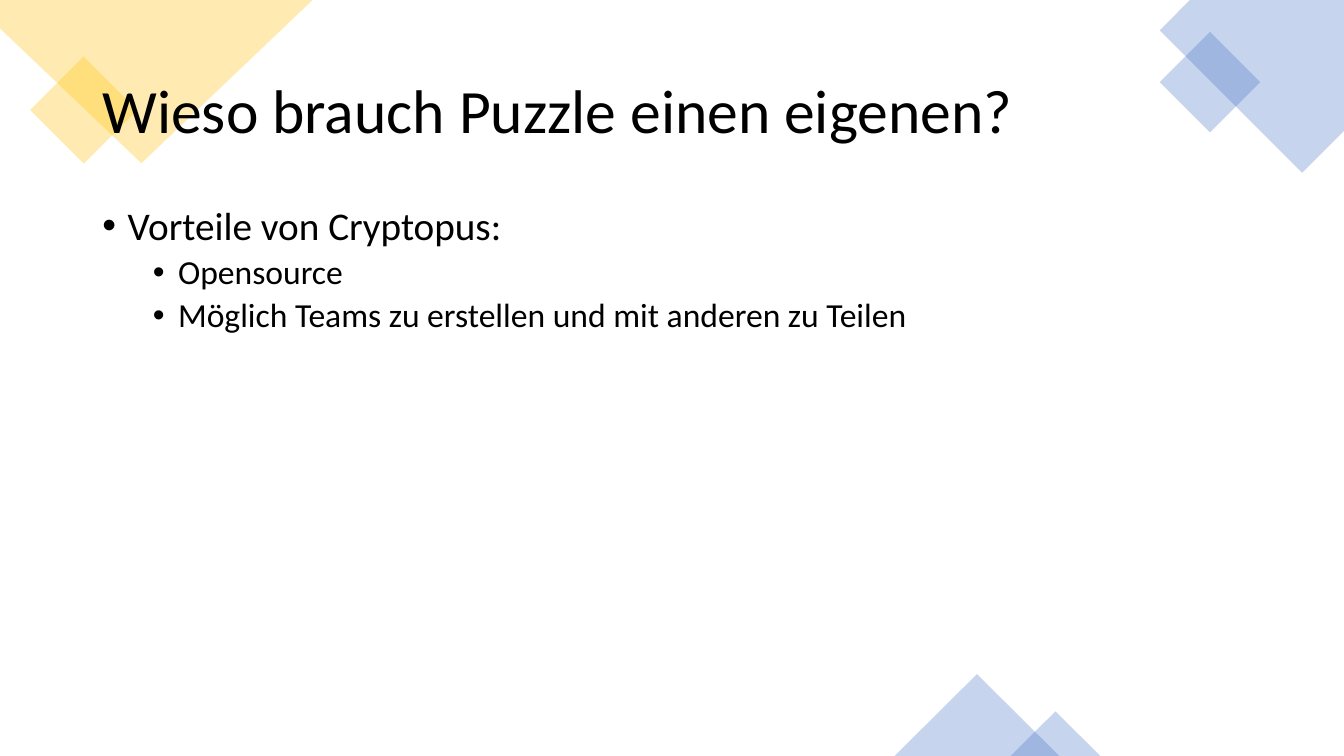
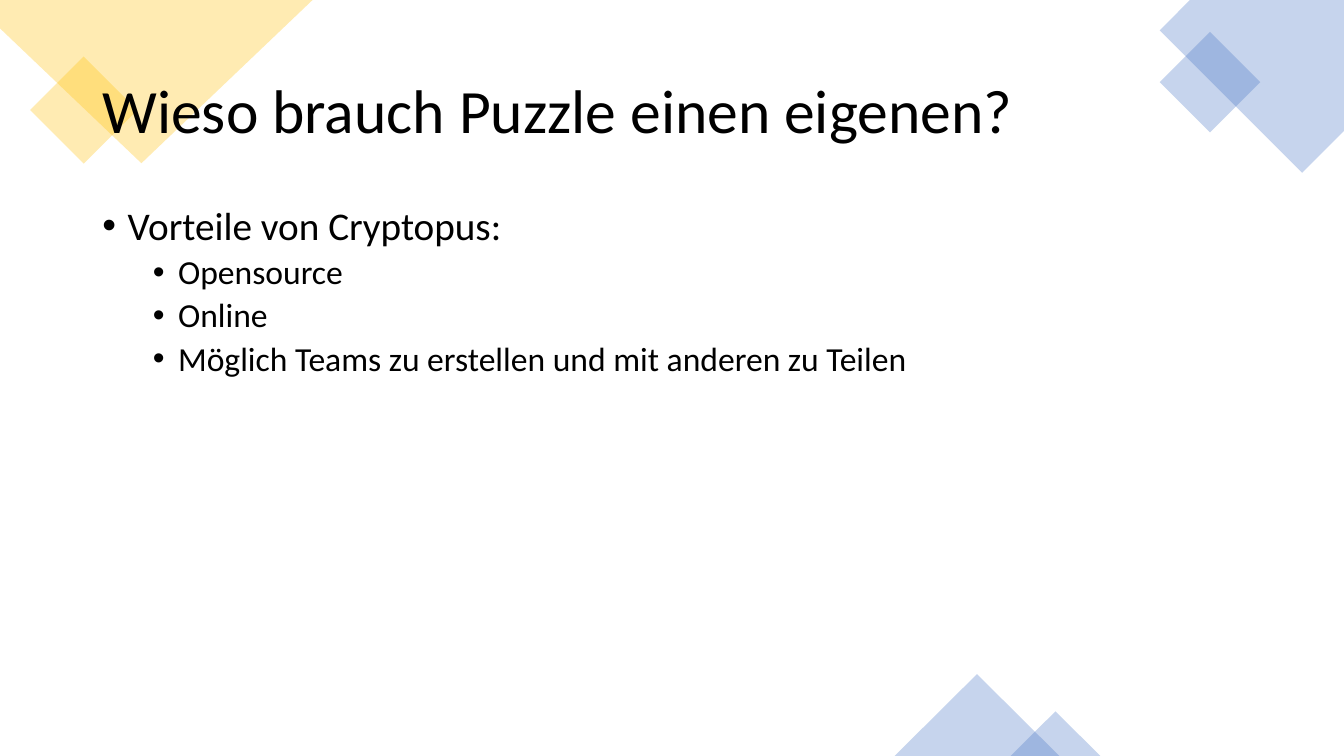
Before and after one commit to RamonaChristen/PSE-Documents, a slide deck: slide 5 of Presentations/Demo.pptx (slide 4 before the commit). Drawn at 1344x756 pixels with LibreOffice and Linux fonts; fonts in the diff are those of the drawing. Boxes give left, top, right and bottom in pixels: in the first picture for what was removed or moved away, otherwise in the second. Text is boxed around its words. In the diff, an @@ line names an element or a change of style, - is before the commit and + after.

```diff
--- a/Presentations/Demo.pptx
+++ b/Presentations/Demo.pptx
@@ text at [178,303,268,328]: paragraph added @@
+  • Online
```
Also in this commit, not shown: 2 other slides changed, 5 slides added.
